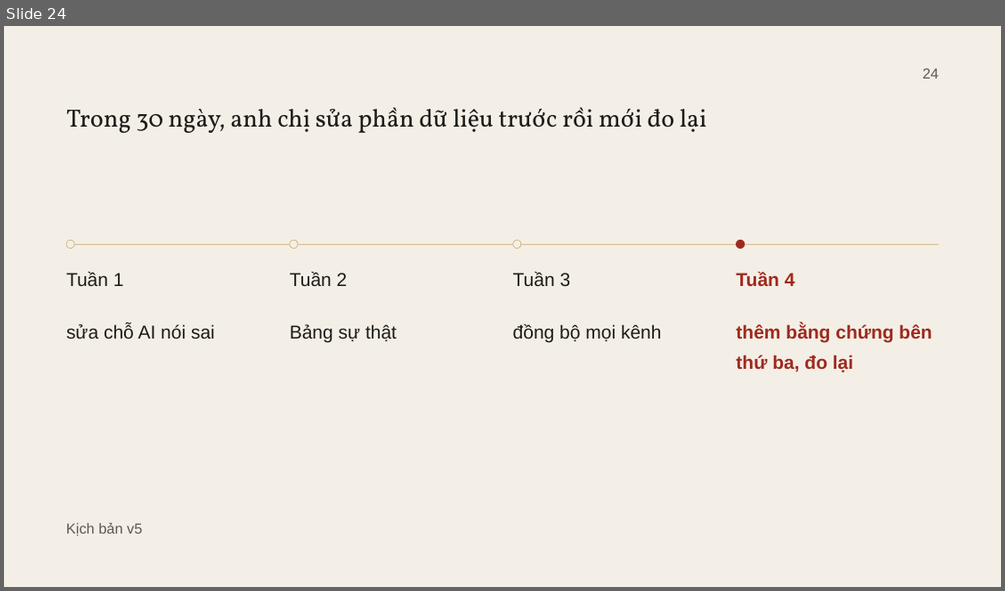
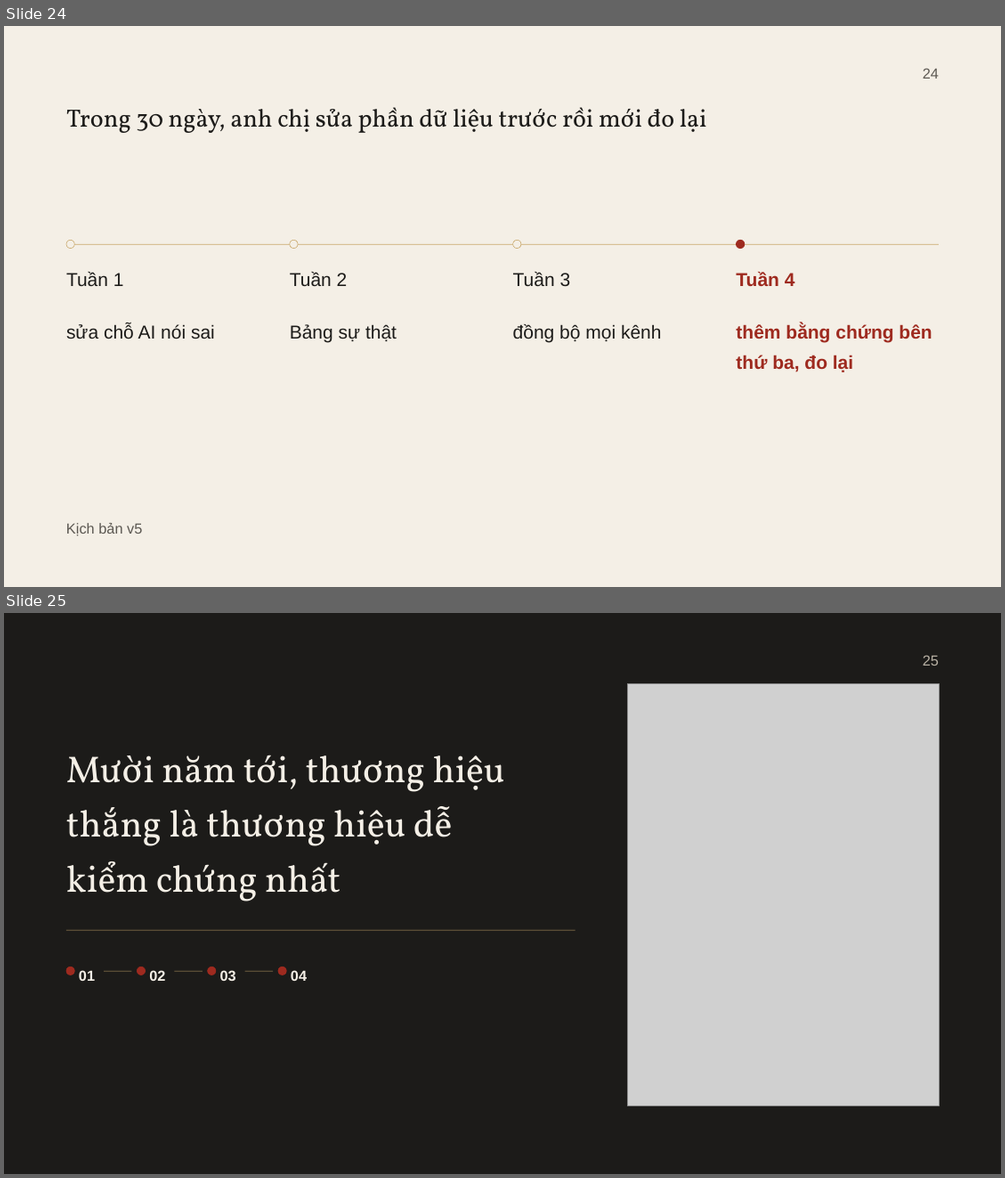
Before and after one commit to fyzdfyzd/linhx-engine, a slide deck: viec/lab130-slide-nhieu-vong/thiet-ke/v8/CSMO26_T21_v8.pptx. Shown one above the other, each under a label of ours: slide 24 before the commit, slides 24 and 25 after it. The pictures are 1005x591 and 1005x1178 pixels, drawn with LibreOffice and Linux fonts; fonts in the diff are those of the drawing; grey boxes stand for pictures. Boxes give left, top, right and bottom in pixels: in the first picture for what was removed or moved away, otherwise in the second. Text is boxed around its words. In the diff, an @@ line names an element or a change of style, - is before the commit and + after.

Commit message:
LAB130 v8: dựng đợt 6 (slide 25, xuất trọn bộ 25 slide & vls)

```diff
--- a/viec/lab130-slide-nhieu-vong/thiet-ke/v8/CSMO26_T21_v8.pptx
+++ b/viec/lab130-slide-nhieu-vong/thiet-ke/v8/CSMO26_T21_v8.pptx
@@ slide 25 added at bbox=[4, 613, 1001, 1174], background #1C1B19 @@
@@ text added at bbox=[922, 655, 938, 666], 14 pt, text #B8B1A4 @@
+25
@@ picture added at bbox=[627, 683, 938, 1105] @@
@@ text added at bbox=[66, 755, 505, 901], 36 pt, text #F4EFE6 @@
+Mười năm tới, thương hiệu thắng là thương hiệu dễ kiểm chứng nhất
@@ rectangle added at bbox=[66, 930, 575, 931], fill #C9A86A @@
@@ ellipse added at bbox=[66, 966, 74, 975], fill #9E2A1F, outline #9E2A1F 0.5 pt @@
@@ text added at bbox=[79, 970, 95, 981], 14 pt, text #F4EFE6, bold @@
+01
@@ rectangle added at bbox=[104, 971, 132, 971], fill #C9A86A @@
@@ ellipse added at bbox=[138, 966, 146, 975], fill #9E2A1F, outline #9E2A1F 0.5 pt @@
@@ text added at bbox=[149, 970, 165, 981], 14 pt, text #F4EFE6, bold @@
+02
@@ rectangle added at bbox=[175, 971, 202, 971], fill #C9A86A @@
@@ ellipse added at bbox=[208, 966, 216, 975], fill #9E2A1F, outline #9E2A1F 0.5 pt @@
@@ text added at bbox=[220, 970, 236, 981], 14 pt, text #F4EFE6, bold @@
+03
@@ rectangle added at bbox=[245, 971, 273, 971], fill #C9A86A @@
@@ ellipse added at bbox=[278, 966, 287, 975], fill #9E2A1F, outline #9E2A1F 0.5 pt @@
@@ text added at bbox=[291, 970, 307, 981], 14 pt, text #F4EFE6, bold @@
+04
```
Also in this commit, not shown: 10 other files.
